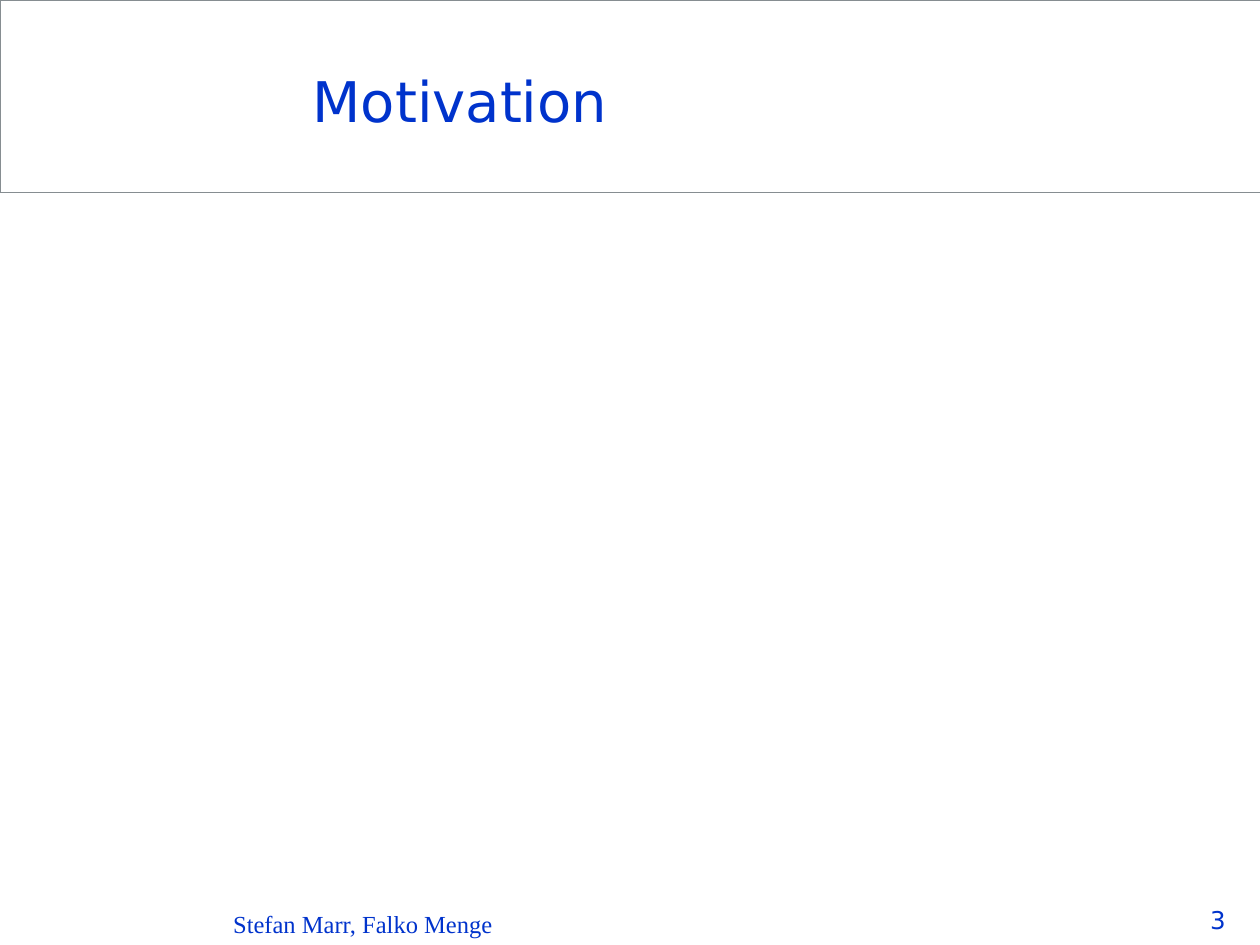
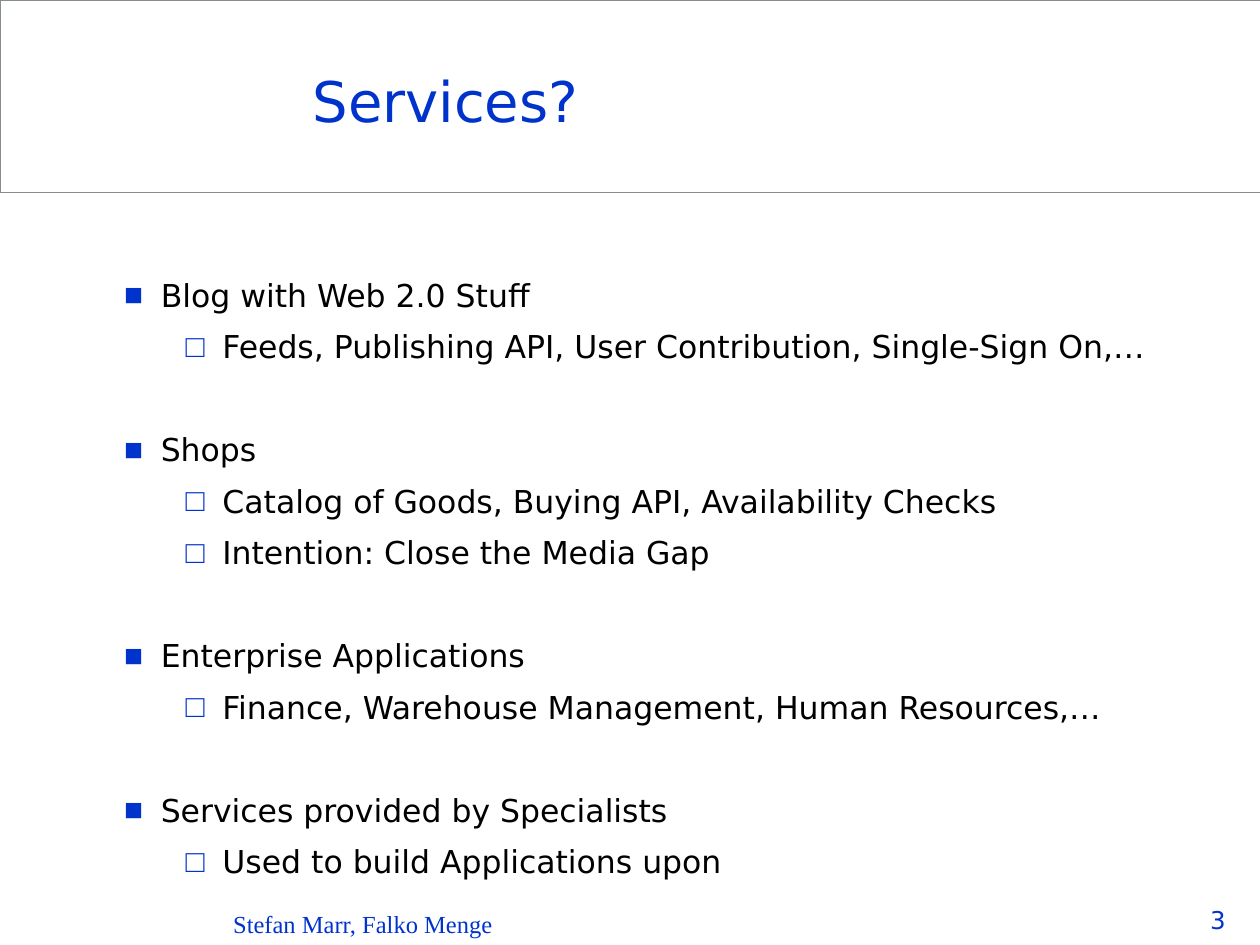
Before and after one commit to Seb35/InstantSVC, a slide deck: slide 3 of doc/presentations/InstantSVC - FrOSCon 2007.ppt. Drawn at 1260x945 pixels with LibreOffice and Linux fonts; fonts in the diff are those of the drawing; background and template pictures are left out. Boxes give left, top, right and bottom in pixels: in the first picture for what was removed or moved away, otherwise in the second. Text is boxed around its words. In the diff, an @@ line names an element or a change of style, - is before the commit and + after.

```diff
--- a/doc/presentations/InstantSVC - FrOSCon 2007.ppt
+++ b/doc/presentations/InstantSVC - FrOSCon 2007.ppt
@@ title at [313,79,579,123]: text changed @@
-Motivation
+Services?
@@ text added at [161,283,1144,880], 18 pt, text #000000 @@
+  ■ Blog with Web 2.0 Stuff
+    □ Feeds, Publishing API, User Contribution, Single-Sign On,…
+  ■ Shops
+    □ Catalog of Goods, Buying API, Availability Checks
+    □ Intention: Close the Media Gap
+  ■ Enterprise Applications
+    □ Finance, Warehouse Management, Human Resources,…
+  ■ Services provided by Specialists
+    □ Used to build Applications upon
```
Also in this commit, not shown: 1 other slide changed, 1 slide added, 2 other files.
